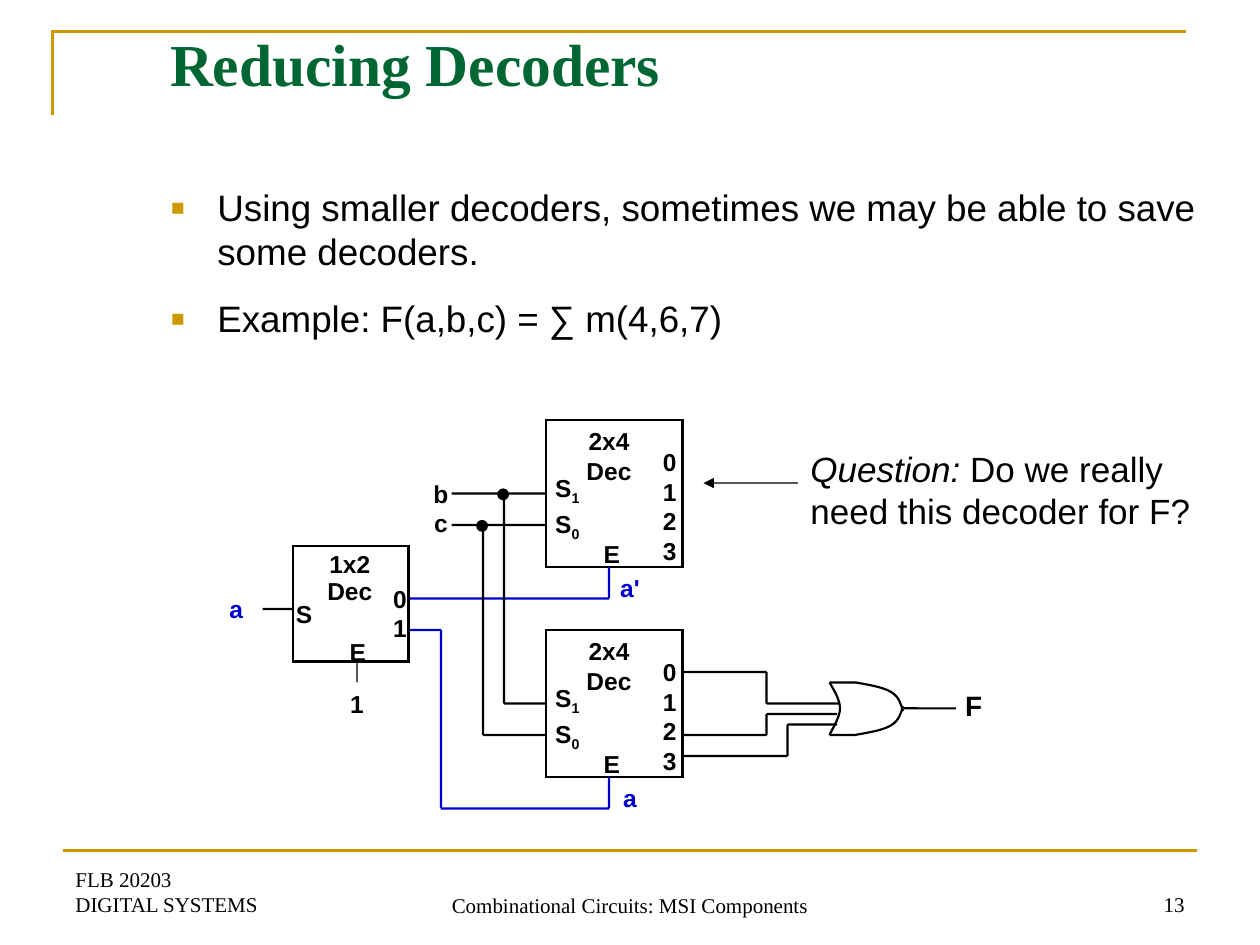
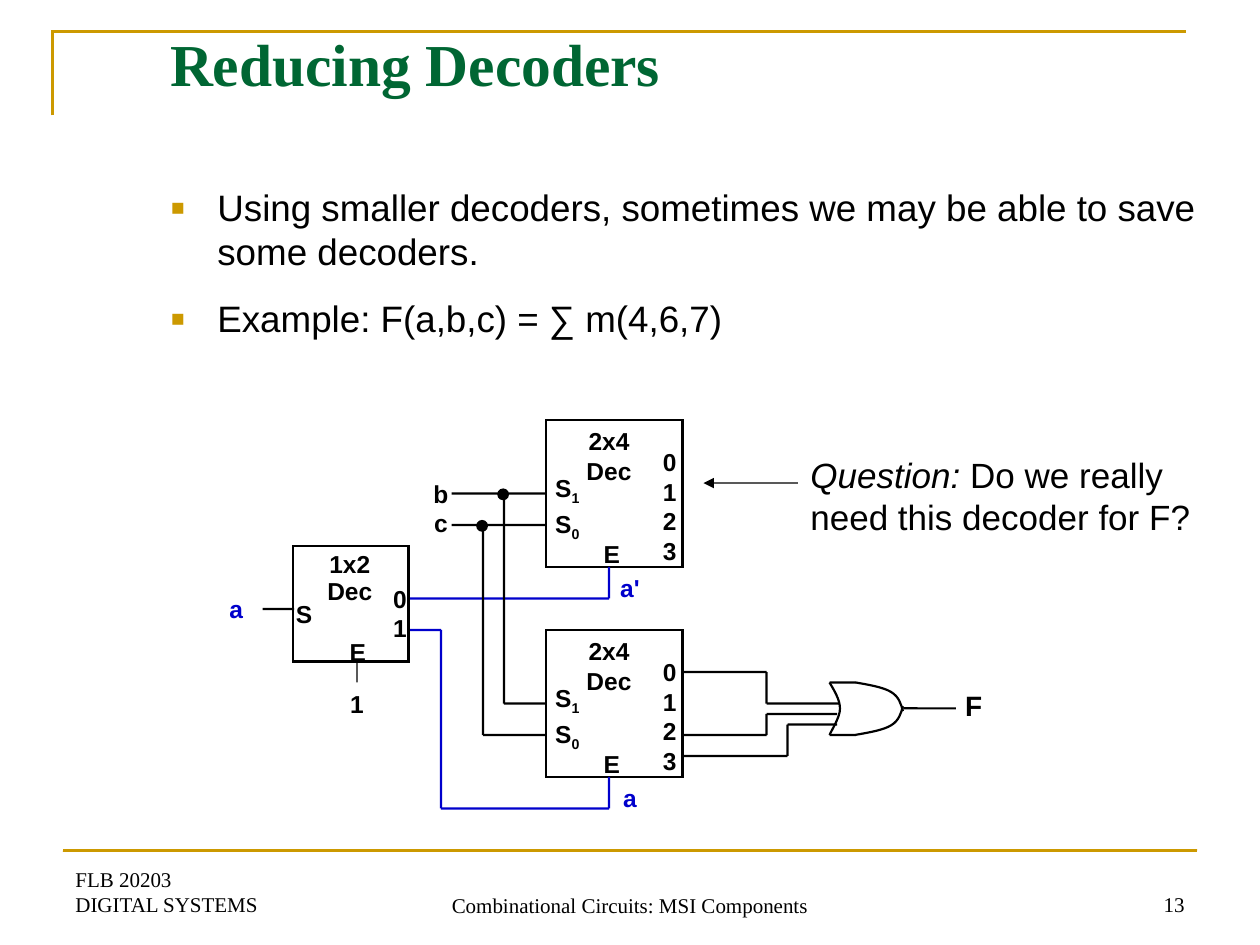
Before and after one commit to hananshafay72442/Software-Engineering-Notes, a slide deck: slide 13 of After/dld/Topic6B.ppt. Drawn at 1260x945 pixels with LibreOffice and Linux fonts; fonts in the diff are those of the drawing. Boxes give left, top, right and bottom in pixels: in the first picture for what was removed or moved away, otherwise in the second. Text is boxed around its words. In the diff, an @@ line names an element or a change of style, - is before the commit and + after.

```diff
--- a/After/dld/Topic6B.ppt
+++ b/After/dld/Topic6B.ppt
@@ text "Question: Do we really need ..." moved from (x1=810, y1=456, x2=1190, y2=525) to (x1=810, y1=462, x2=1190, y2=531) @@
```
Also in this commit, not shown: 17 other files.
